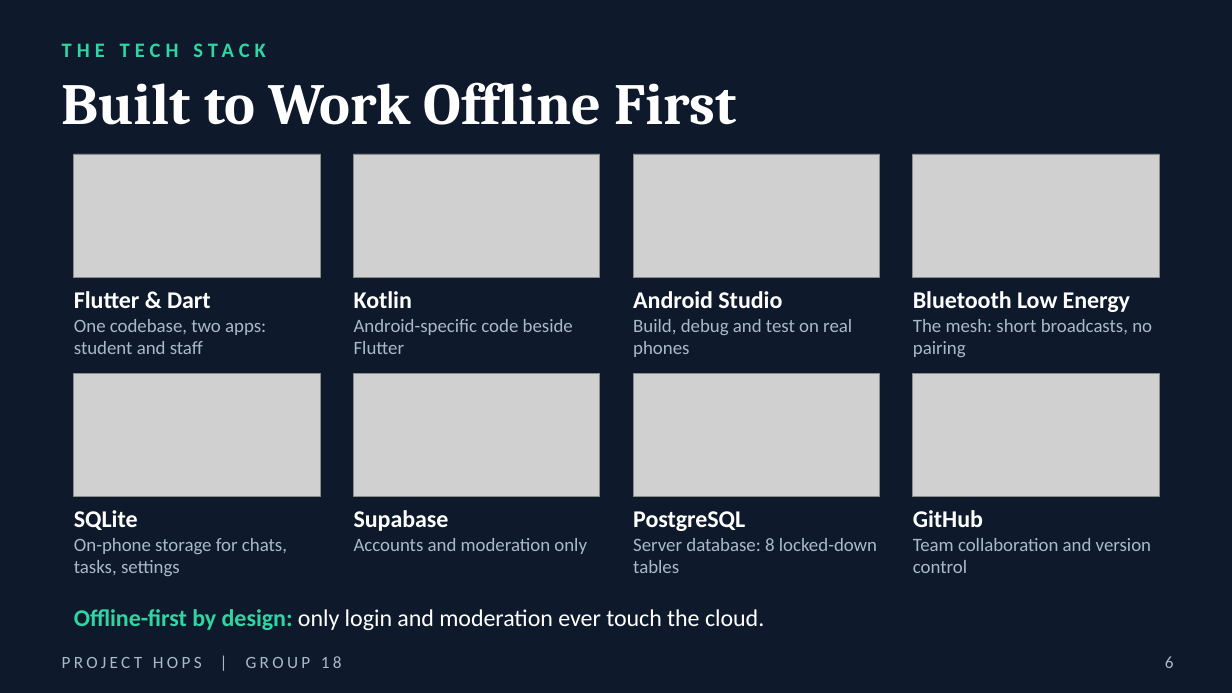
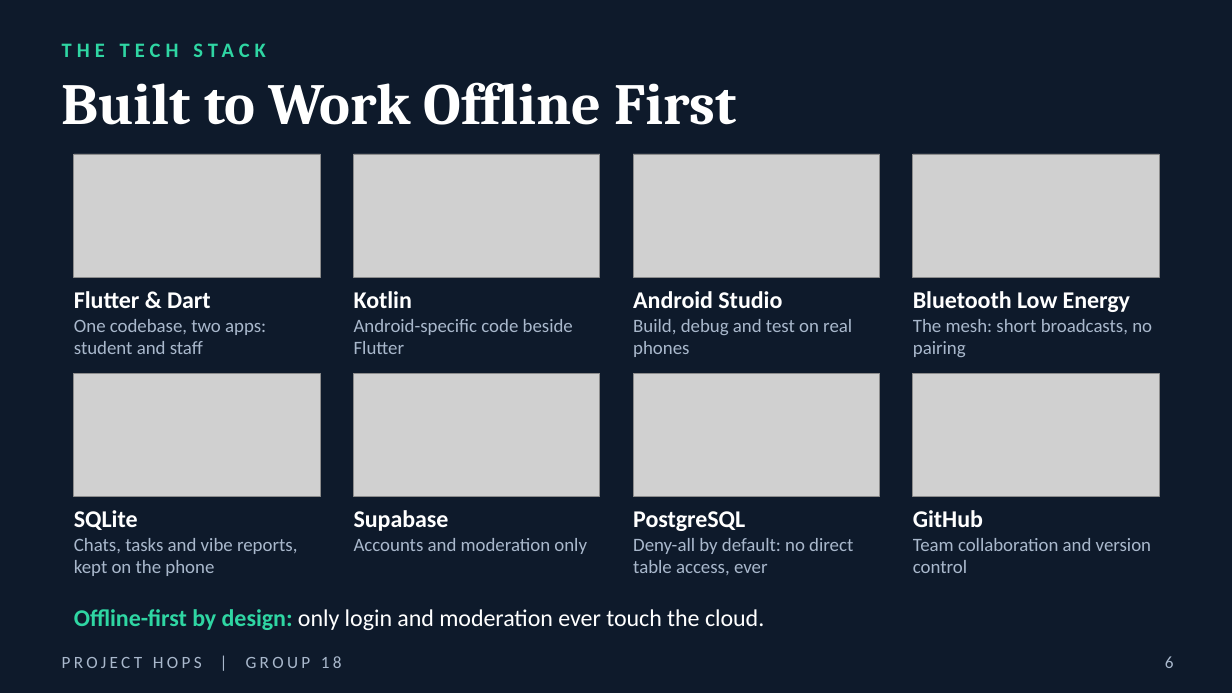
Before and after one commit to victorSam-Ehumadu/Hops_Project, a slide deck: slide 6 of docs/Project_Hops_-_Group_18_Engineering_Deck_v2.pptx. Drawn at 1232x693 pixels with LibreOffice and Linux fonts; fonts in the diff are those of the drawing; grey boxes stand for pictures; background and template pictures are left out. Boxes give left, top, right and bottom in pixels: in the first picture for what was removed or moved away, otherwise in the second. Text is boxed around its words. In the diff, an @@ line names an element or a change of style, - is before the commit and + after.

```diff
--- a/docs/Project_Hops_-_Group_18_Engineering_Deck_v2.pptx
+++ b/docs/Project_Hops_-_Group_18_Engineering_Deck_v2.pptx
@@ text at bbox=[74, 538, 297, 576]: text changed @@
-On-phone storage for chats, tasks, settings
+Chats, tasks and vibe reports, kept on the phone
@@ text at bbox=[633, 538, 853, 575]: text changed @@
-Server database: 8 locked-down tables
+Deny-all by default: no direct table access, ever
```
Also in this commit, not shown: 4 other slides changed, 3 slides added, 2 slides removed, 2 other files.
